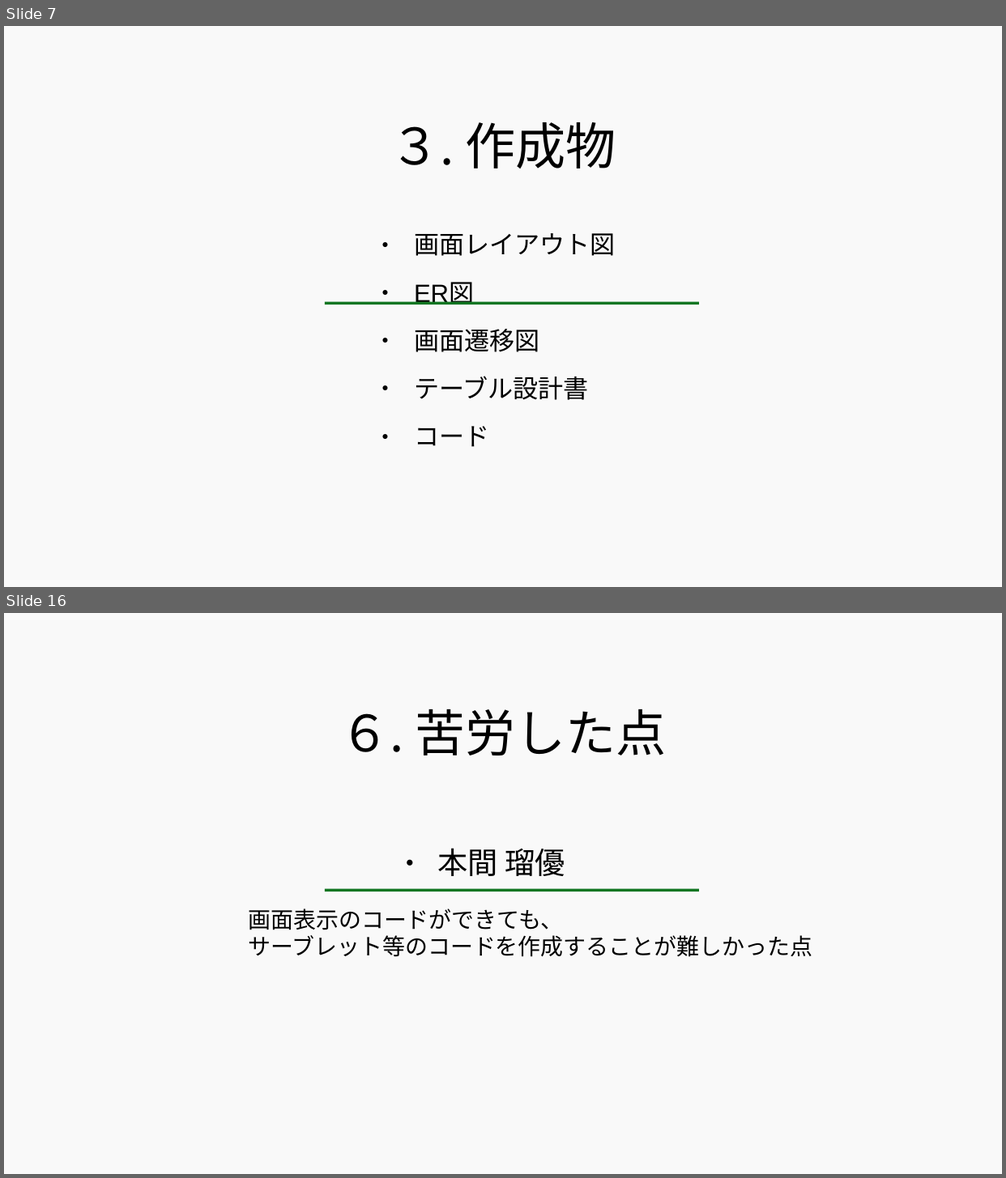
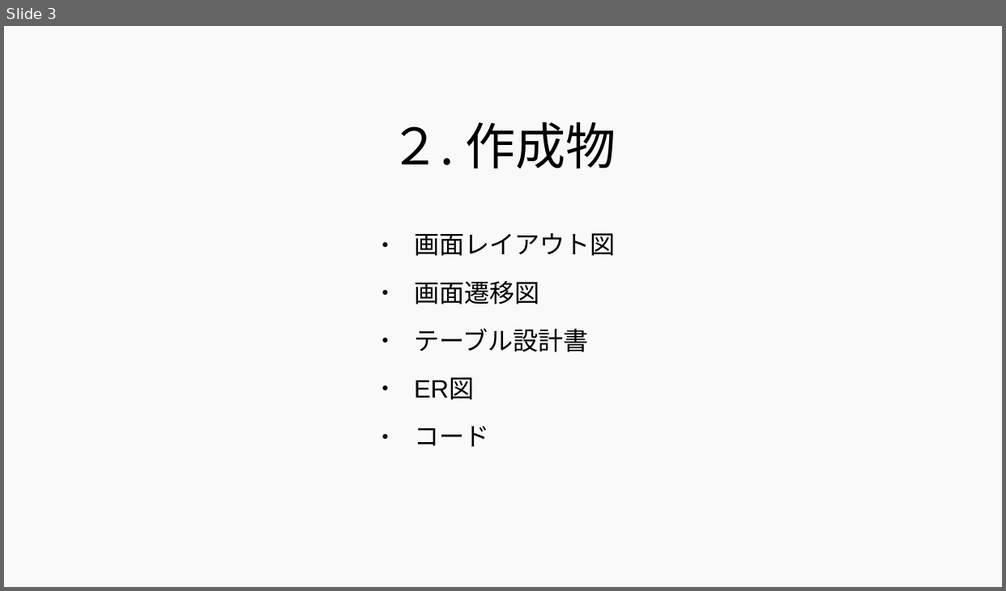
Before and after one commit to 2022java42-student008/LibraryProject, a slide deck: 図書管理システム - コピー.odp. Shown one above the other, each under a label of ours: slides 7 and 16 before the commit, slide 3 after it; the slides between them are not shown. The pictures are 1006x1178 and 1006x591 pixels, drawn with LibreOffice and Linux fonts; fonts in the diff are those of the drawing. Boxes give left, top, right and bottom in pixels: in the first picture for what was removed or moved away, otherwise in the second. Text is boxed around its words. In the diff, an @@ line names an element or a change of style, - is before the commit and + after.

```diff
--- a/図書管理システム - コピー.odp
+++ b/図書管理システム - コピー.odp
@@ slide 16 removed at <box>4,613,1002,1174</box>, background #FFFFFF @@
@@ rectangle removed at <box>4,613,1002,1174</box> @@
@@ title removed at <box>340,709,667,756</box> @@
-６. 苦労した点
@@ text removed at <box>437,848,565,876</box> @@
-● 本間 瑠優
@@ line removed from (325, 890) to (700, 890) @@
@@ text removed at <box>248,909,812,957</box> @@
-画面表示のコードができても、
-サーブレット等のコードを作成することが難しかった点
@@ what was slide 7 is now slide 3 @@
@@ slide 3 changed as well @@
@@ title at <box>390,122,616,169</box>: text changed @@
-３. 作成物
+２. 作成物
@@ text at <box>414,282,474,305</box>: paragraph removed @@
-● ER図
@@ line removed from (325, 303) to (700, 303) @@
@@ text at <box>414,378,474,400</box>: paragraph added @@
+● ER図
```
Also in this commit, not shown: 5 other slides changed, 12 other slides removed, 4 other files.
